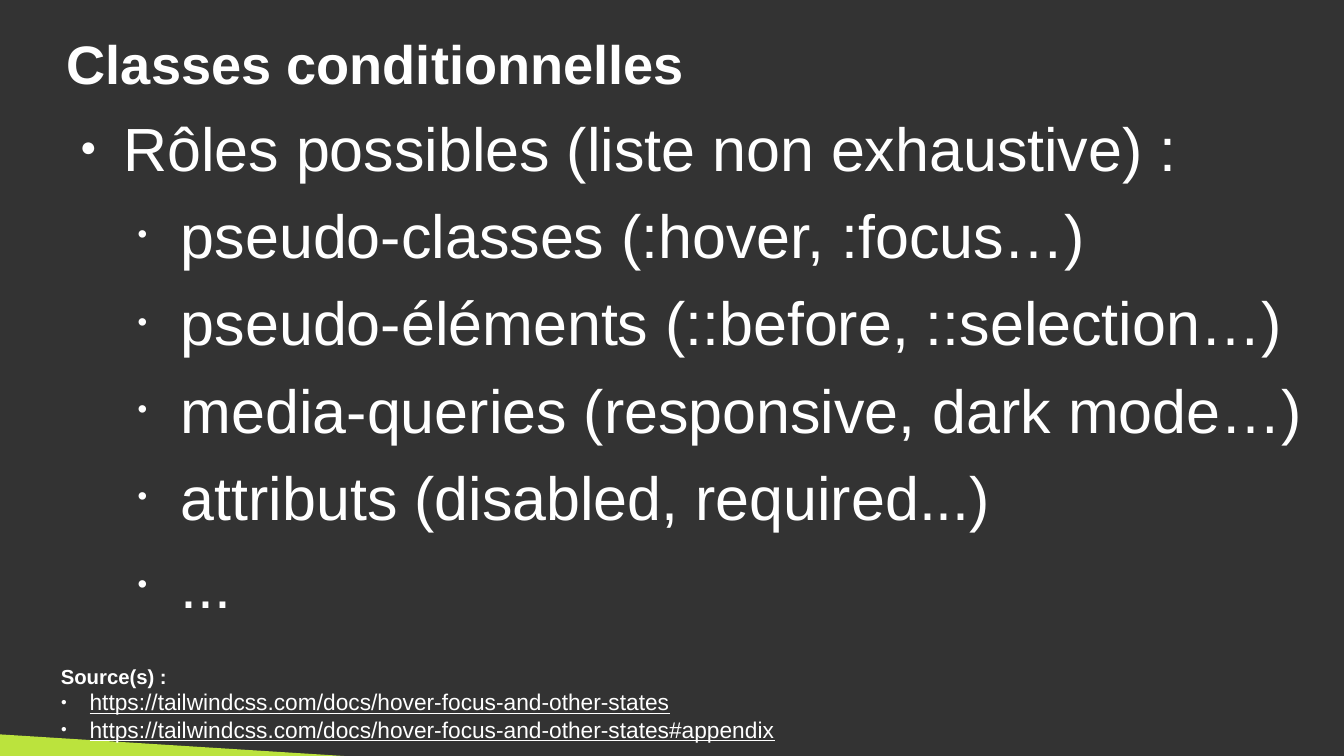
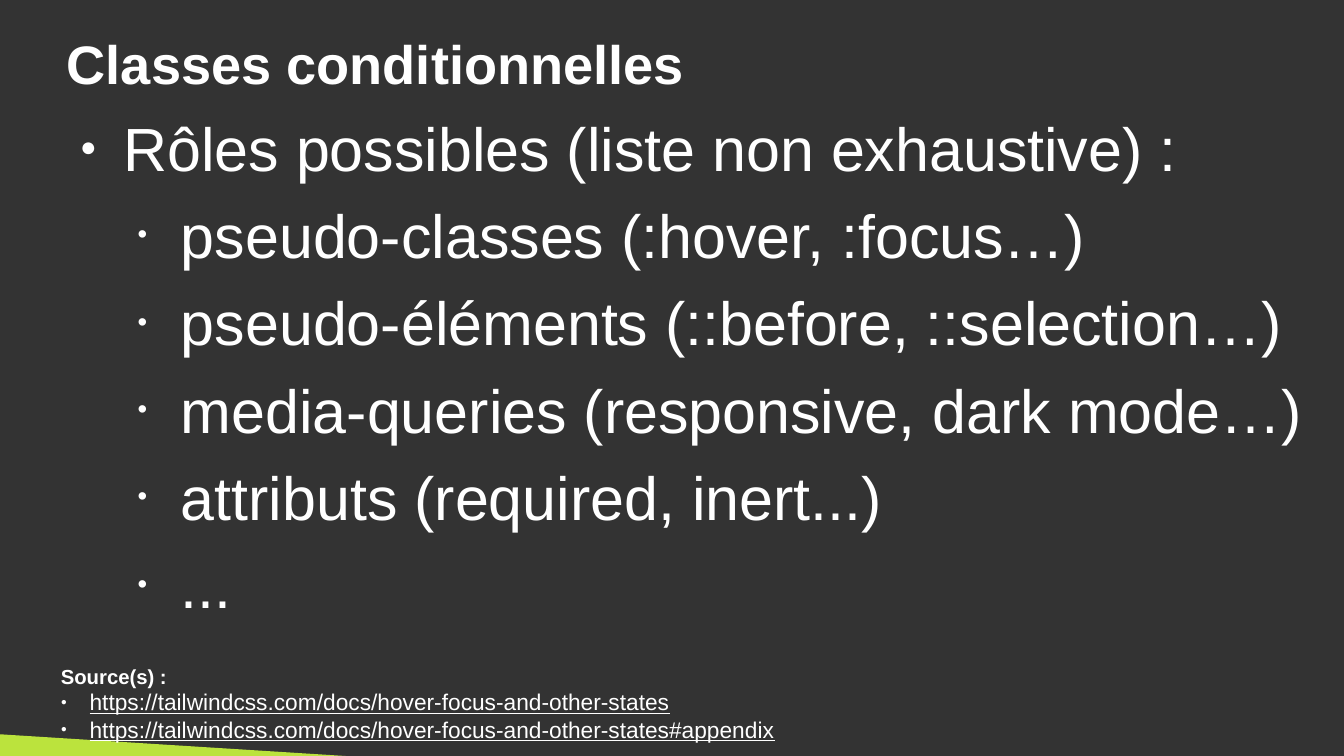
Before and after one commit to DanYellow/cours, a slide deck: slide 24 of integration-web-s2/travaux-pratiques/numero-4/presentation.odp. Drawn at 1344x756 pixels with LibreOffice and Linux fonts; fonts in the diff are those of the drawing. Boxes give left, top, right and bottom in pixels: in the first picture for what was removed or moved away, otherwise in the second. Text is boxed around its words. In the diff, an @@ line names an element or a change of style, - is before the commit and + after.

```diff
--- a/integration-web-s2/travaux-pratiques/numero-4/presentation.odp
+++ b/integration-web-s2/travaux-pratiques/numero-4/presentation.odp
@@ text at (181,476,881,532): text changed @@
-  • attributs (disabled, required...)
+  • attributs (required, inert...)
```
Also in this commit, not shown: 10 other slides changed, 1 other file.
